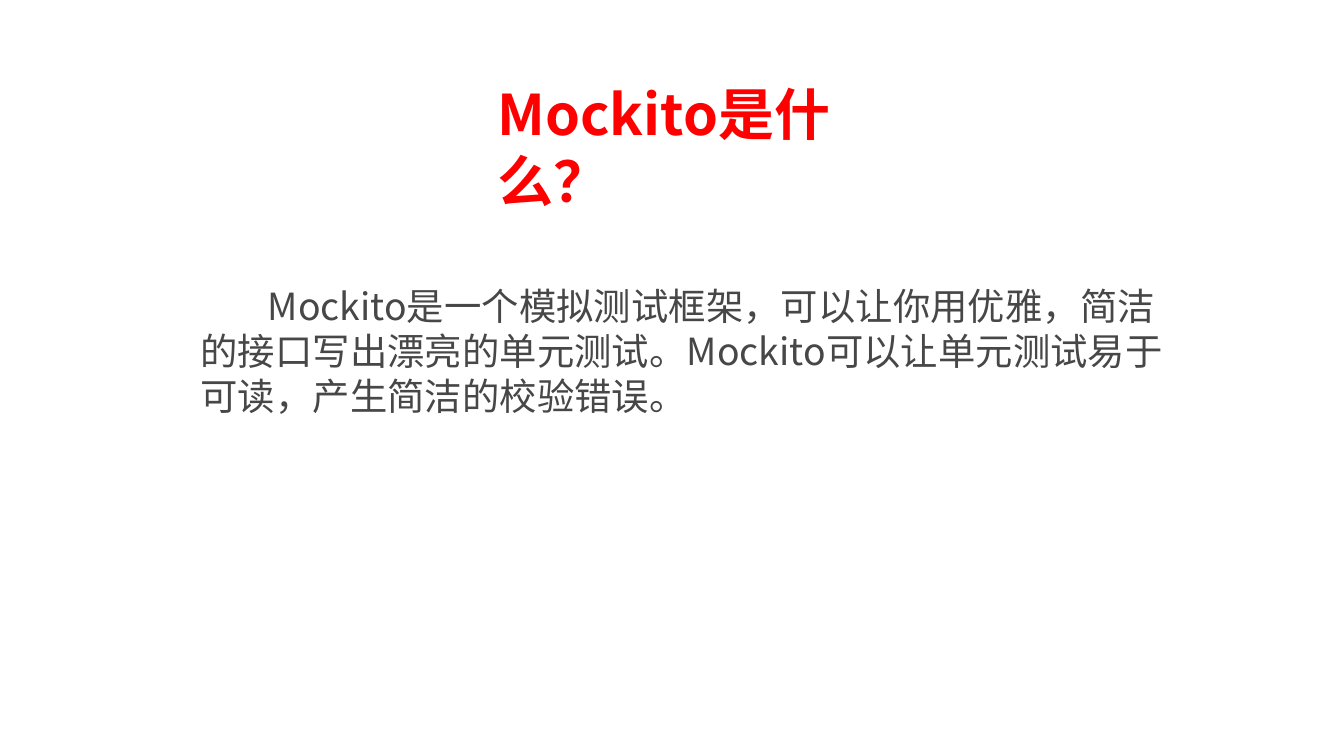
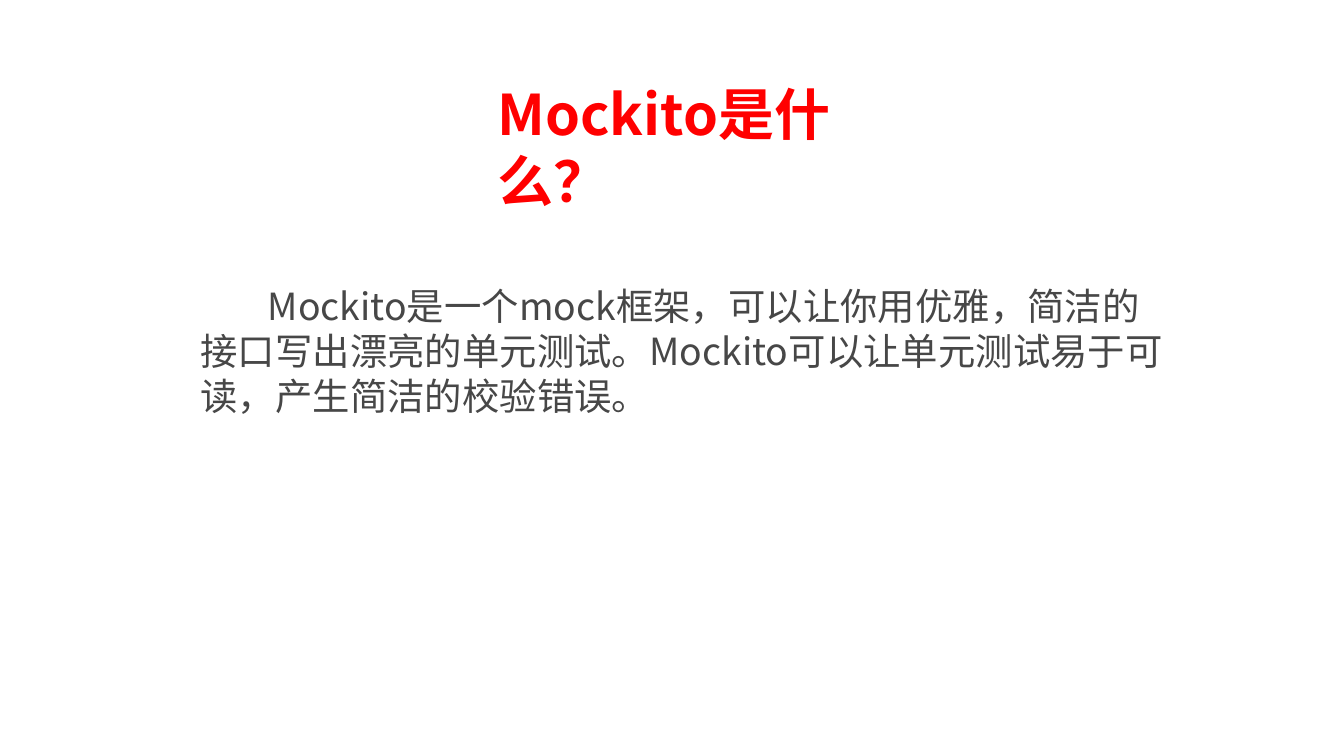
Before and after one commit to stulife/mockito-demo, a slide deck: slide 4 of mockito入门.pptx (slide 5 before the commit). Drawn at 1344x756 pixels with LibreOffice and Linux fonts; fonts in the diff are those of the drawing; background and template pictures are left out. Boxes give left, top, right and bottom in pixels: in the first picture for what was removed or moved away, otherwise in the second. Text is boxed around its words. In the diff, an @@ line names an element or a change of style, - is before the commit and + after.

```diff
--- a/mockito入门.pptx
+++ b/mockito入门.pptx
@@ text at (200, 288, 1162, 414): text changed @@
-  Mockito是一个模拟测试框架，可以让你用优雅，简洁的接口写出漂亮的单元测试。Mockito可以让单元测试易于可读，产生简洁的校验错误。
+  Mockito是一个mock框架，可以让你用优雅，简洁的接口写出漂亮的单元测试。Mockito可以让单元测试易于可读，产生简洁的校验错误。
```
Also in this commit, not shown: 11 other slides changed, 5 slides added, 2 slides removed, 4 other files.
